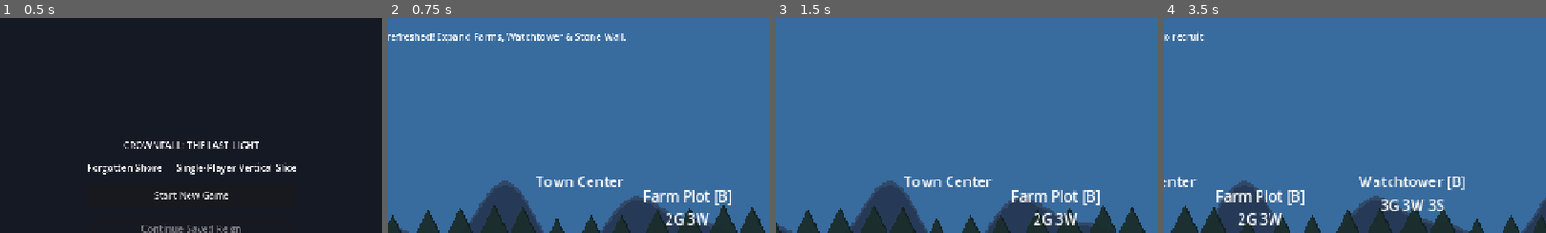
Above: before the commit, frames 1-4 (left to right).
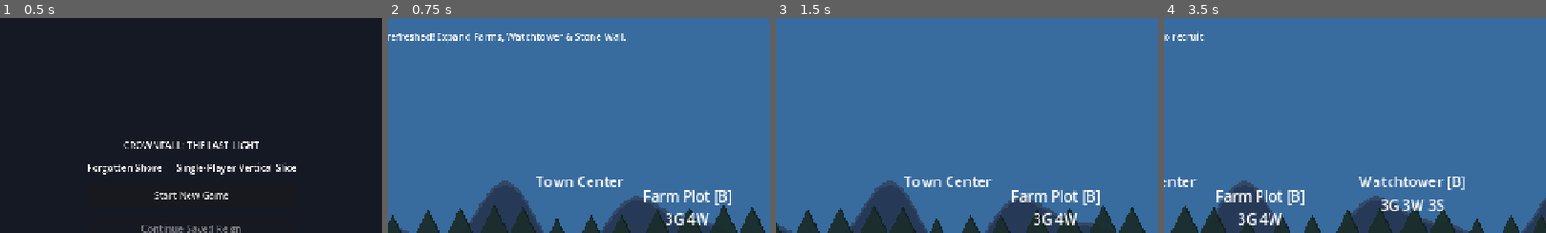
Above: after the commit, the same moments.

Repository: ridho1141haha/crownfall
Game: Godot game, scene res://scenes/main/Main.tscn
Two runs of this game, one before a commit and one after it. Both use one fixed random seed, a clock stepped at 60 frames per second and the inputs below.
Inputs:
- Up to frame 1 (0.5 s): no input
- Up to frame 2 (0.75 s): click "Start New Game" at 0.5 s
- Up to frame 3 (1.5 s): tap Enter at 1.25 s; hold D (move_right) from 1.28 s (still down); hold B (build_wall) from 1.28 s (still down)
- Up to frame 4 (3.5 s): release B (build_wall) at 2.03 s; tap E (interact) at 2.1 s; release D (move_right) at 2.78 s; hold A (move_left) from 2.78 s (still down); hold R (recruit_villager) from 2.78 s (still down)
The pictures show only the part of the screen within x 25-75%, y 6-56%; the shares and areas given below are measured in that part.

Frame 1 is identical in both runs. In frame 2, 0.2% of the frame differs, in the area x 72-81%, y 90-97%; in frame 3, 0.1%; in frame 4, 0.2%, in the area x 19-28%, y 90-97%.

Commit message:
fix(save,session,balance): add Windows-safe save rollback, exact command returns, and 3-wave night persistence

Diff:
--- a/scenes/world/ForgottenShore.tscn
+++ b/scenes/world/ForgottenShore.tscn
@@ -202,7 +202,7 @@
 offset_right = 74.0
 offset_bottom = -40.0
 text = "Farm Plot [B]
-2G 3W"
+3G 4W"
 horizontal_alignment = 1
 
 [node name="FarmEastPlot" type="Node2D" parent="WorldObjects"]
@@ -221,7 +221,7 @@
 offset_right = 74.0
 offset_bottom = -40.0
 text = "Farm Plot [B]
-2G 3W"
+3G 4W"
 horizontal_alignment = 1
 
 [node name="ResourceNodes" type="Node2D" parent="WorldObjects"]
--- a/scripts/kingdom/BuildingManager.gd
+++ b/scripts/kingdom/BuildingManager.gd
@@ -54,8 +54,8 @@
 }
 
 const FARM_BUILD_COST: Dictionary = {
-	"gold": 2,
-	"wood": 3,
+	"gold": 3,
+	"wood": 4,
 }
 
 const FARM_REPAIR_COST: Dictionary = {
--- a/scripts/world/ForgottenShoreSession.gd
+++ b/scripts/world/ForgottenShoreSession.gd
@@ -9,7 +9,7 @@
 	ISLAND_CLEARED,
 }
 
-const FARM_HARVEST_INTERVAL: float = 10.0
+const FARM_HARVEST_INTERVAL: float = 60.0
 const FARM_GOLD_YIELD: int = 2
 
 const RESOURCE_NODES: Array[Dictionary] = [
@@ -196,6 +196,9 @@
 
 func _on_manual_save() -> bool:
 	_last_rejection_reason = ""
+	if time_manager != null and time_manager.current_phase == TimeManager.Phase.NIGHT:
+		_record_rejection("Manual save [K] is disabled during active Night combat")
+		return false
 	if save_game_state():
 		feedback_message.emit("Kingdom state saved to user://save_slot_0.json")
 		return true
@@ -303,14 +306,14 @@
 				"sprite": get_node_or_null("WorldObjects/FarmWestPlot/FarmVisual") as Sprite2D,
 				"label": get_node_or_null("WorldObjects/FarmWestPlot/FarmLabel") as Label,
 				"title": "Farm Plot",
-				"cost": "2G 3W",
+				"cost": "3G 4W",
 			}
 		BuildingManager.FARM_EAST_ID:
 			return {
 				"sprite": get_node_or_null("WorldObjects/FarmEastPlot/FarmVisual") as Sprite2D,
 				"label": get_node_or_null("WorldObjects/FarmEastPlot/FarmLabel") as Label,
 				"title": "Farm Plot",
-				"cost": "2G 3W",
+				"cost": "3G 4W",
 				}
 	return {}
 
--- a/scripts/world/TimeManager.gd
+++ b/scripts/world/TimeManager.gd
@@ -144,7 +144,7 @@
 			night_started.emit(current_day)
 		Phase.NIGHT:
 			var completed_day: int = current_day
-			sunrise_reached.emit(completed_day)
 			current_day += 1
 			current_phase = Phase.DAYLIGHT
+			sunrise_reached.emit(completed_day)
 			daylight_started.emit(current_day)
